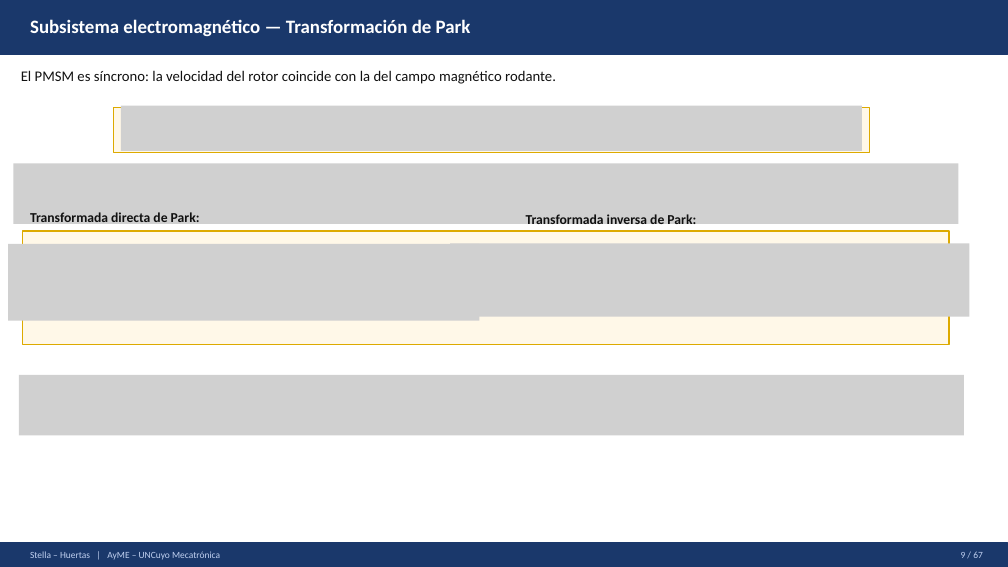
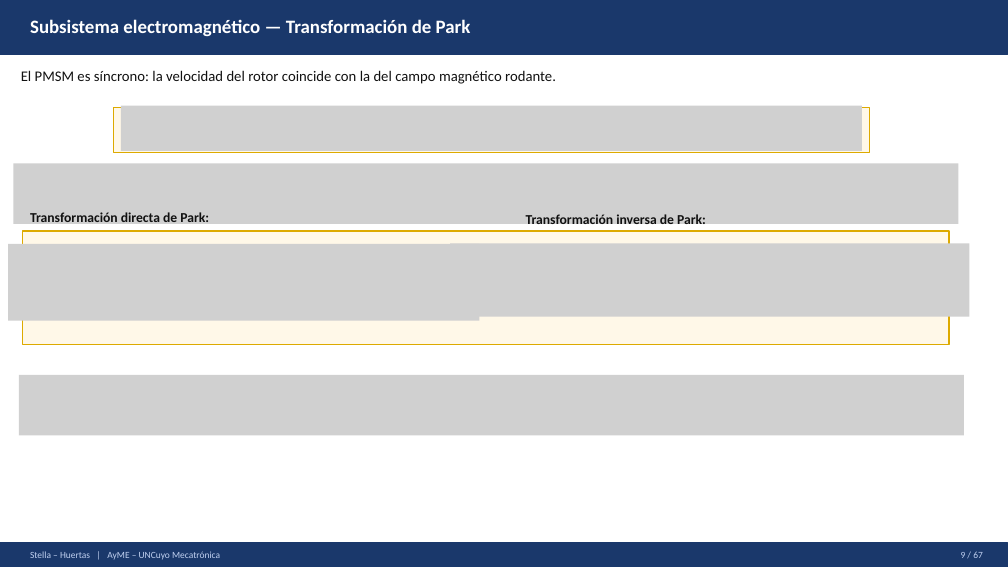
Before and after one commit to Juan-Stella/Automatica-y-maquinas-electricas-final, a slide deck: slide 11 of Presentación/AyME_Stella_Huertas_Presentacion1.pptx. Drawn at 1008x567 pixels with LibreOffice and Linux fonts; fonts in the diff are those of the drawing; grey boxes stand for pictures. Boxes give left, top, right and bottom in pixels: in the first picture for what was removed or moved away, otherwise in the second. Text is boxed around its words. In the diff, an @@ line names an element or a change of style, - is before the commit and + after.

```diff
--- a/Presentación/AyME_Stella_Huertas_Presentacion1.pptx
+++ b/Presentación/AyME_Stella_Huertas_Presentacion1.pptx
@@ text at (30,212,209,227): text changed @@
-Transformada directa de Park:
+Transformación directa de Park:
@@ text at (526,214,706,229): text changed @@
-Transformada inversa de Park:
+Transformación inversa de Park:
```
Also in this commit, not shown: 1 other slide changed.
